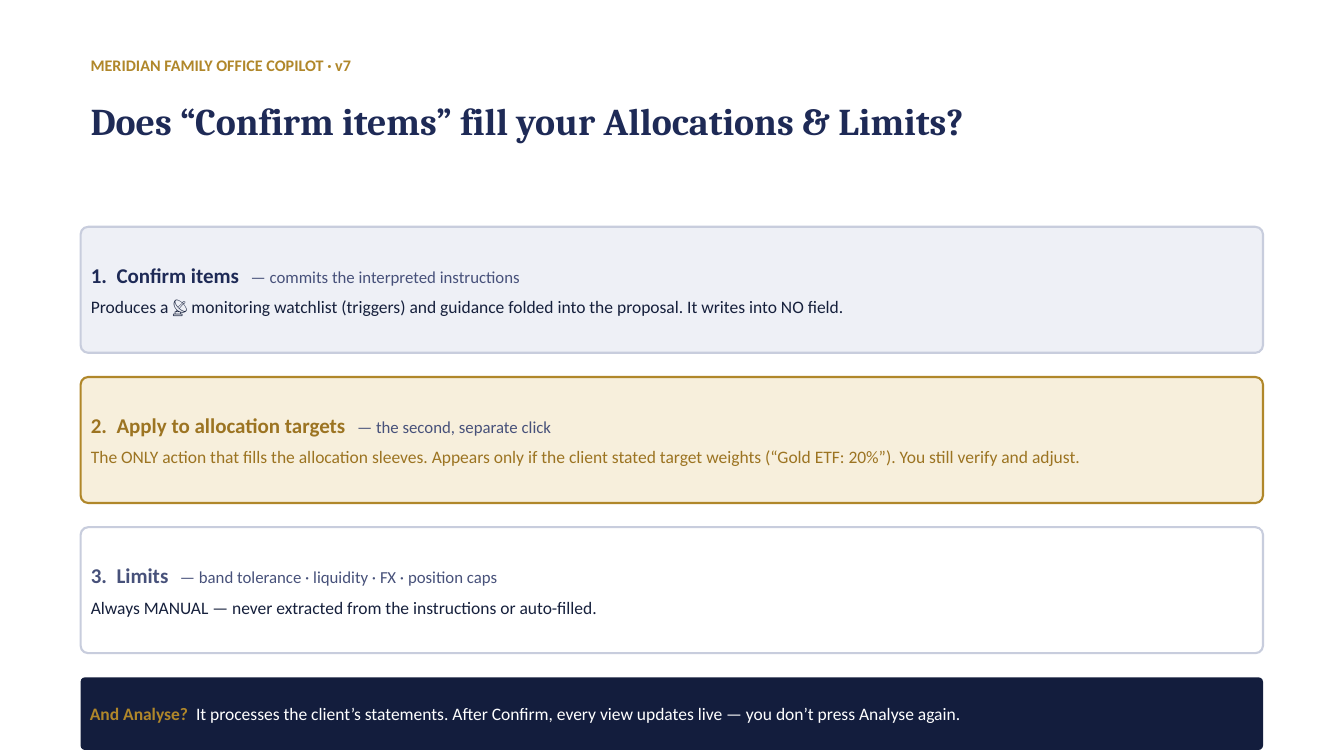
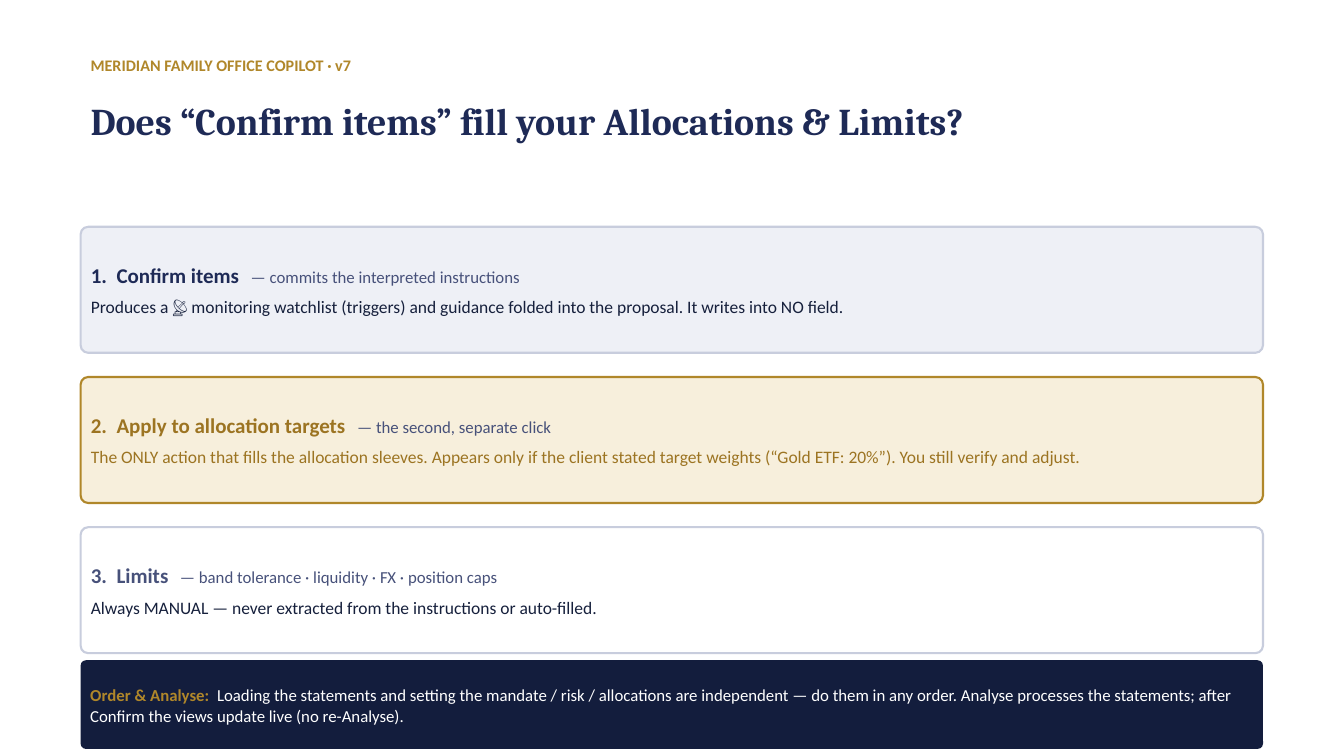
Before and after one commit to desmond108/family-office-copilot, a slide deck: slide 1 of Tactical_Swimlane.pptx. Drawn at 1344x756 pixels with LibreOffice and Linux fonts; fonts in the diff are those of the drawing. Boxes give left, top, right and bottom in pixels: in the first picture for what was removed or moved away, otherwise in the second. Text is boxed around its words. In the diff, an @@ line names an element or a change of style, - is before the commit and + after.

```diff
--- a/Tactical_Swimlane.pptx
+++ b/Tactical_Swimlane.pptx
@@ rounded rectangle "Order & Analyse: Loading the ...": place and size @@
-rounded rectangle "Order & Analyse: Loading the ..." at (81, 678, 1263, 750)
+rounded rectangle "Order & Analyse: Loading the ..." at (81, 660, 1263, 749)
@@ text in rounded rectangle at (90, 689, 1231, 725): text changed; size 12.5 to 12 pt @@
-And Analyse? It processes the client’s statements. After Confirm, every view updates live — you don’t press Analyse again.
+Order & Analyse: Loading the statements and setting the mandate / risk / allocations are independent — do them in any order. Analyse processes the statements; after Confirm the views update live (no re-Analyse).
```
Also in this commit, not shown: 1 other slide changed, 2 other files.
